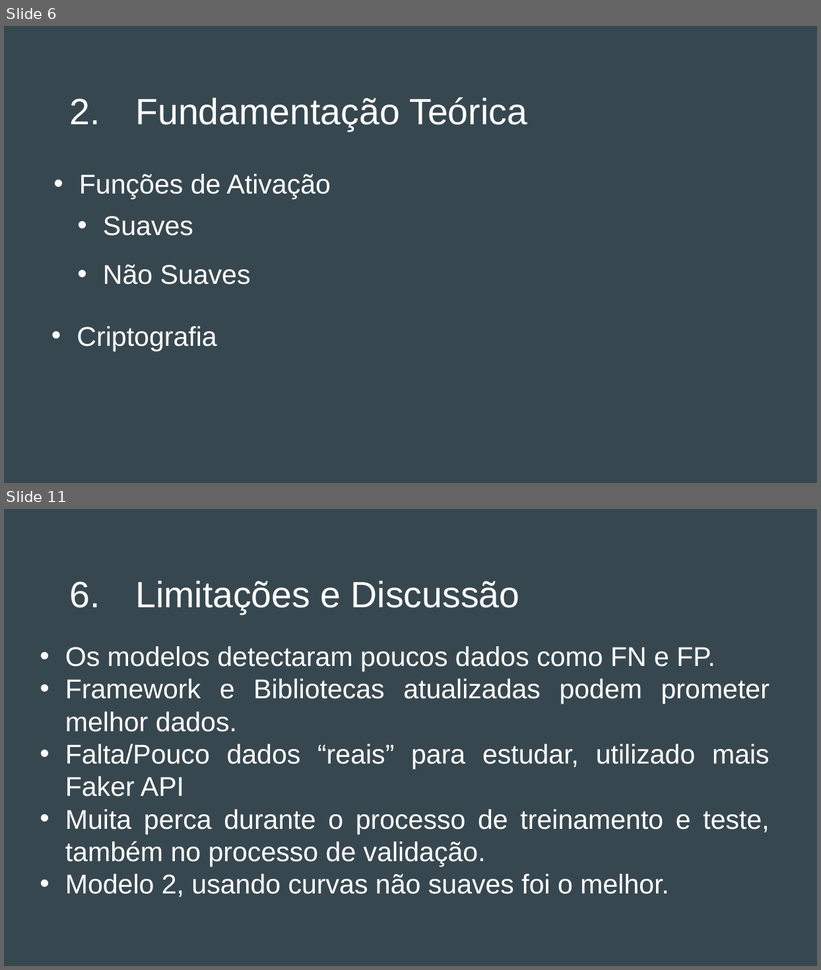
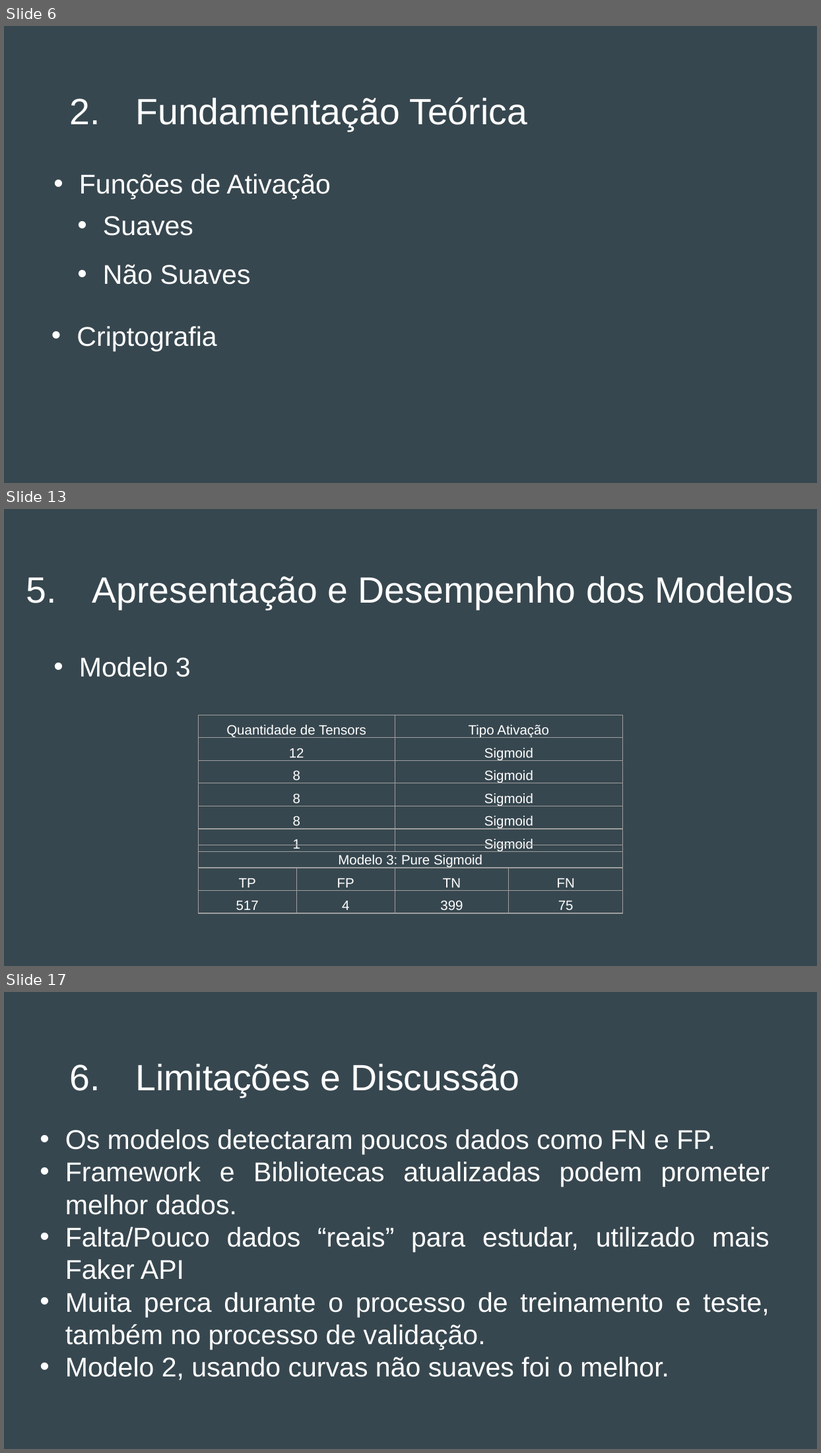
Before and after one commit to Dom-Juan/TCC-3, a slide deck: Apresentação do TCC 3 - Final.pptx. Shown one above the other, each under a label of ours: slides 6 and 11 before the commit, slides 6, 13 and 17 after it; the slides between them are not shown. The pictures are 821x970 and 821x1453 pixels, drawn with LibreOffice and Linux fonts; fonts in the diff are those of the drawing. Boxes give left, top, right and bottom in pixels: in the first picture for what was removed or moved away, otherwise in the second. Text is boxed around its words. In the diff, an @@ line names an element or a change of style, - is before the commit and + after.

```diff
--- a/Apresentação do TCC 3 - Final.pptx
+++ b/Apresentação do TCC 3 - Final.pptx
@@ slide 13 added at bbox=[4, 509, 817, 966], background #37474F @@
@@ title added at bbox=[92, 576, 794, 609], 32.4 pt, text #FFFFFF @@
+5. Apresentação e Desempenho dos Modelos
@@ text added at bbox=[79, 657, 191, 677], 24 pt, text #FFFFFF @@
+• Modelo 3
@@ table added at bbox=[198, 716, 623, 855], 6 rows, 2 columns @@
+Quantidade de Tensors | Tipo Ativação
+12 | Sigmoid
+8 | Sigmoid
+8 | Sigmoid
+8 | Sigmoid
+1 | Sigmoid
@@ table added at bbox=[198, 846, 623, 916], 3 rows, 4 columns @@
+Modelo 3: Pure Sigmoid |  |  | 
+TP | FP | TN | FN
+517 | 4 | 399 | 75
@@ what was slide 11 is now slide 17 @@
```
Also in this commit, not shown: 3 slides changed, 9 other slides added, 4 slides removed, 2 other files.
